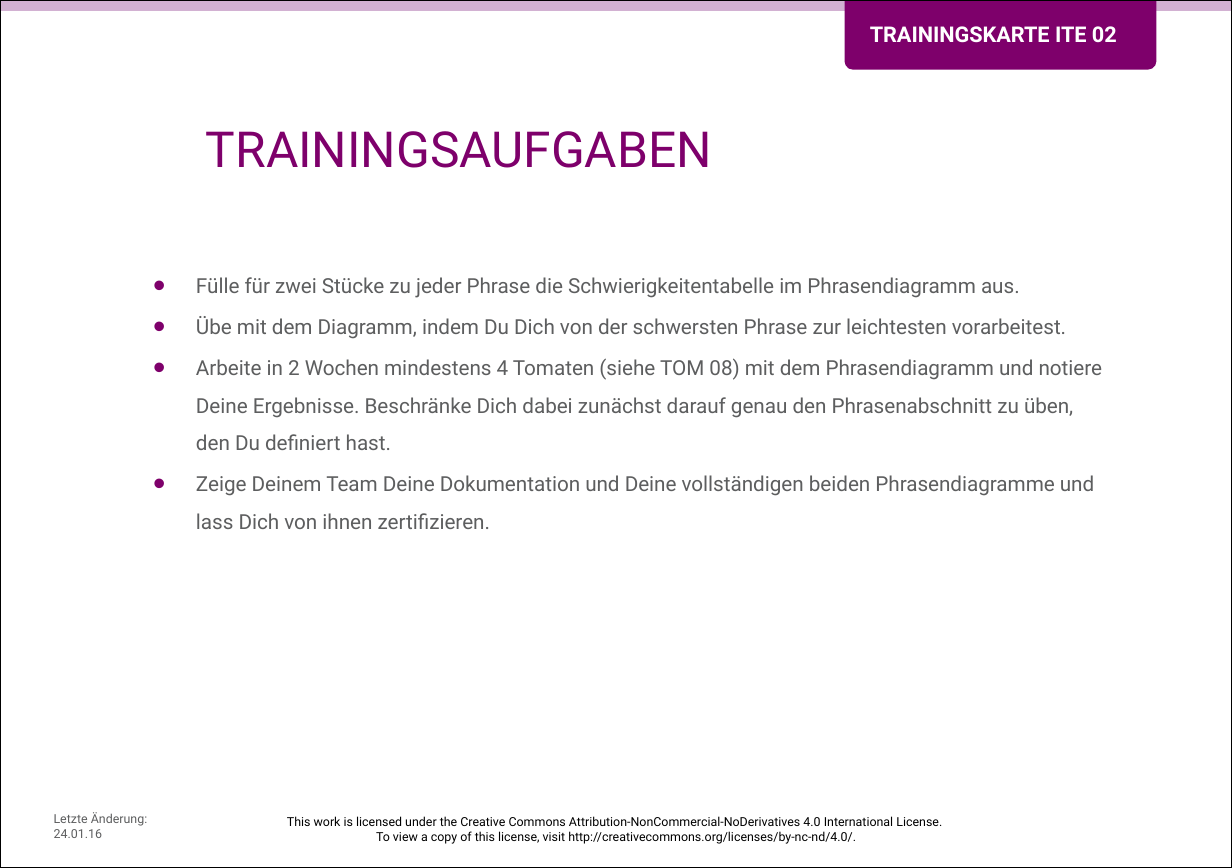
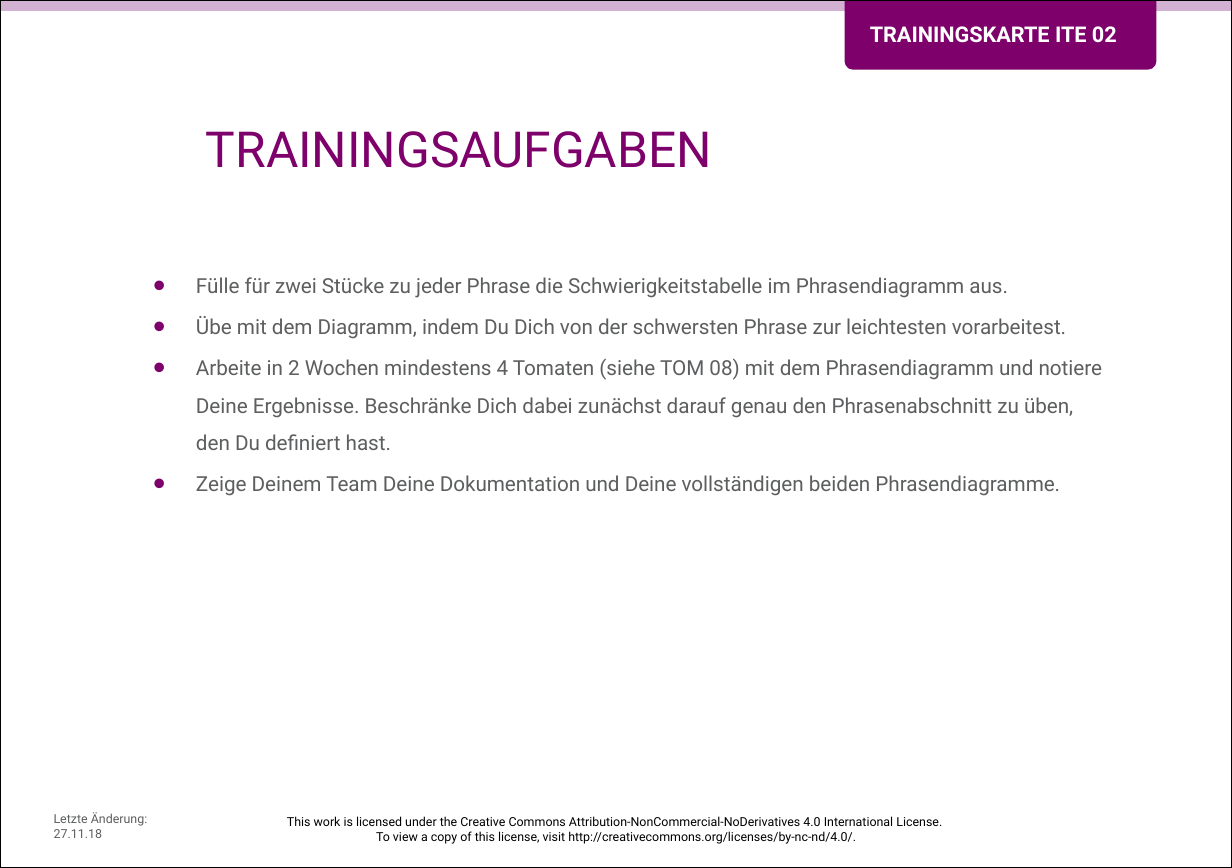
Before and after one commit to Teamtool/training-materials, a slide deck: slide 2 of training-cards/music moves/Iterative (ITE)/ger_ITE_02_Nur_ueben_was_du_nicht_kann_MM_A.pptx. Drawn at 1232x868 pixels with LibreOffice and Linux fonts; fonts in the diff are those of the drawing; background and template pictures are left out. Boxes give left, top, right and bottom in pixels: in the first picture for what was removed or moved away, otherwise in the second. Text is boxed around its words. In the diff, an @@ line names an element or a change of style, - is before the commit and + after.

```diff
--- a/training-cards/music moves/Iterative (ITE)/ger_ITE_02_Nur_ueben_was_du_nicht_kann_MM_A.pptx
+++ b/training-cards/music moves/Iterative (ITE)/ger_ITE_02_Nur_ueben_was_du_nicht_kann_MM_A.pptx
@@ text at box(196, 277, 1008, 298): text changed @@
-• Fülle für zwei Stücke zu jeder Phrase die Schwierigkeitentabelle im Phrasendiagramm aus.
+• Fülle für zwei Stücke zu jeder Phrase die Schwierigkeitstabelle im Phrasendiagramm aus.
@@ text at box(196, 475, 1060, 496): text changed @@
-• Zeige Deinem Team Deine Dokumentation und Deine vollständigen beiden Phrasendiagramme und lass Dich von ihnen zertifizieren.
+• Zeige Deinem Team Deine Dokumentation und Deine vollständigen beiden Phrasendiagramme.
@@ text at box(54, 812, 147, 838): text changed @@
-Letzte Änderung: 24.01.16
+Letzte Änderung: 27.11.18
```
Also in this commit, not shown: 1 other slide changed, 3 other files.
